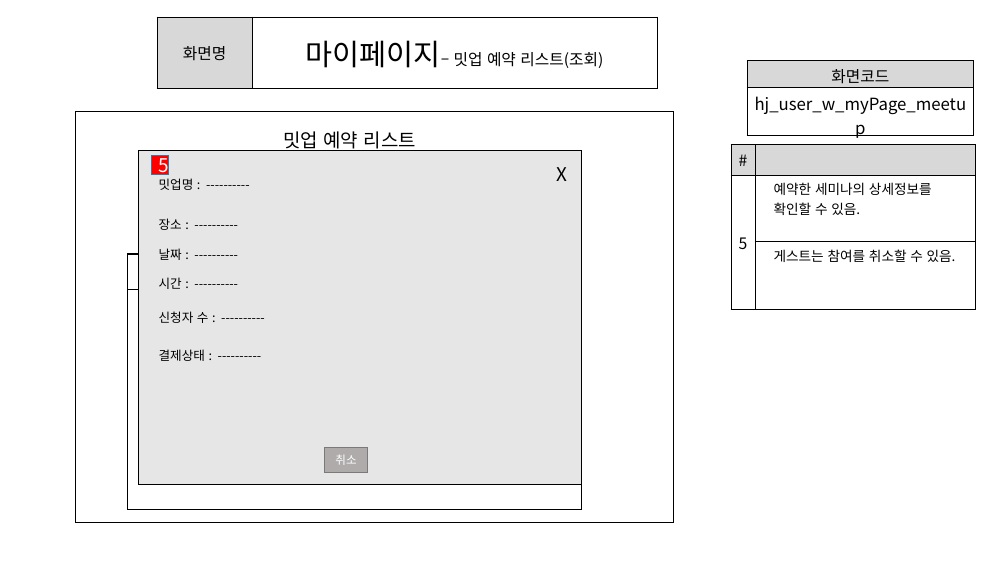
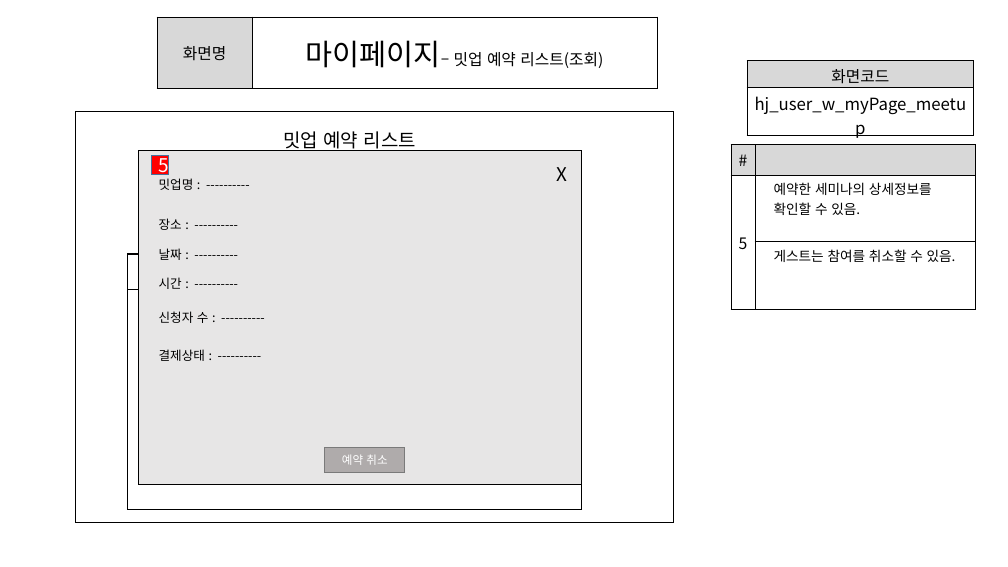
Before and after one commit to ezenteam2/e-Zone, a slide deck: slide 9 of 0 발표용 파워포인트/0403 1차발표/0403 project05 - 파워포인트 - 형준.pptx. Drawn at 1008x567 pixels with LibreOffice and Linux fonts; fonts in the diff are those of the drawing. Boxes give left, top, right and bottom in pixels: in the first picture for what was removed or moved away, otherwise in the second. Text is boxed around its words. In the diff, an @@ line names an element or a change of style, - is before the commit and + after.

```diff
--- a/0 발표용 파워포인트/0403 1차발표/0403 project05 - 파워포인트 - 형준.pptx
+++ b/0 발표용 파워포인트/0403 1차발표/0403 project05 - 파워포인트 - 형준.pptx
@@ rectangle "예약 취소": place and size @@
-rectangle "예약 취소" at (325, 448, 368, 473)
+rectangle "예약 취소" at (325, 448, 405, 473)
@@ text in rectangle at (342, 455, 387, 465): text changed @@
-취소
+예약 취소
```
Also in this commit, not shown: 2 other slides changed, 3 other files.
